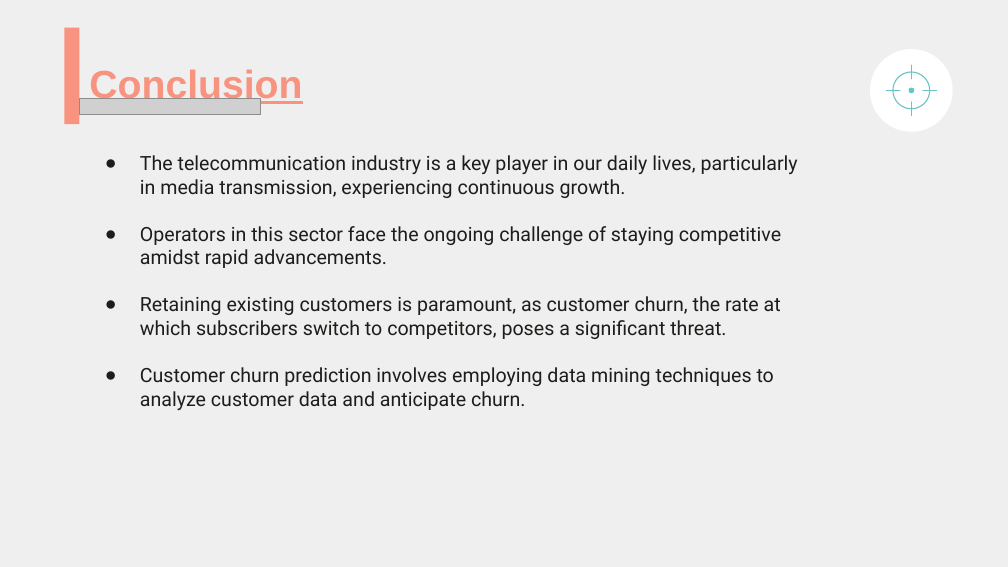
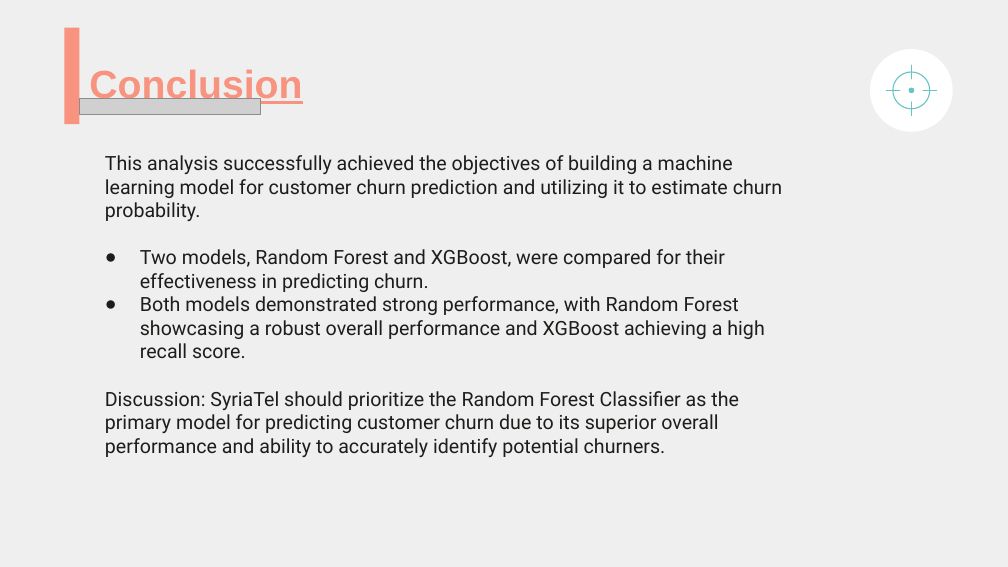
Before and after one commit to NgenziNevilleMativo/syriatel_customer_churn, a slide deck: slide 12 of SyriaTel Powerpoint.pptx. Drawn at 1008x567 pixels with LibreOffice and Linux fonts; fonts in the diff are those of the drawing; grey boxes stand for pictures. Boxes give left, top, right and bottom in pixels: in the first picture for what was removed or moved away, otherwise in the second. Text is boxed around its words. In the diff, an @@ line names an element or a change of style, - is before the commit and + after.

```diff
--- a/SyriaTel Powerpoint.pptx
+++ b/SyriaTel Powerpoint.pptx
@@ text at (x1=105, y1=155, x2=782, y2=433): text changed @@
-● The telecommunication industry is a key player in our daily lives, particularly in media transmission, experiencing continuous growth.
-● Operators in this sector face the ongoing challenge of staying competitive amidst rapid advancements.
-● Retaining existing customers is paramount, as customer churn, the rate at which subscribers switch to competitors, poses a significant threat.
-● Customer churn prediction involves employing data mining techniques to analyze customer data and anticipate churn.
+This analysis successfully achieved the objectives of building a machine learning model for customer churn prediction and utilizing it to estimate churn probability.
+● Two models, Random Forest and XGBoost, were compared for their effectiveness in predicting churn.
+● Both models demonstrated strong performance, with Random Forest showcasing a robust overall performance and XGBoost achieving a high recall score.
+Discussion: SyriaTel should prioritize the Random Forest Classifier as the primary model for predicting customer churn due to its superior overall performance and ability to accurately identify potential churners.
```
Also in this commit, not shown: 1 other slide changed, 1 slide added, 1 slide removed, 2 other files.
